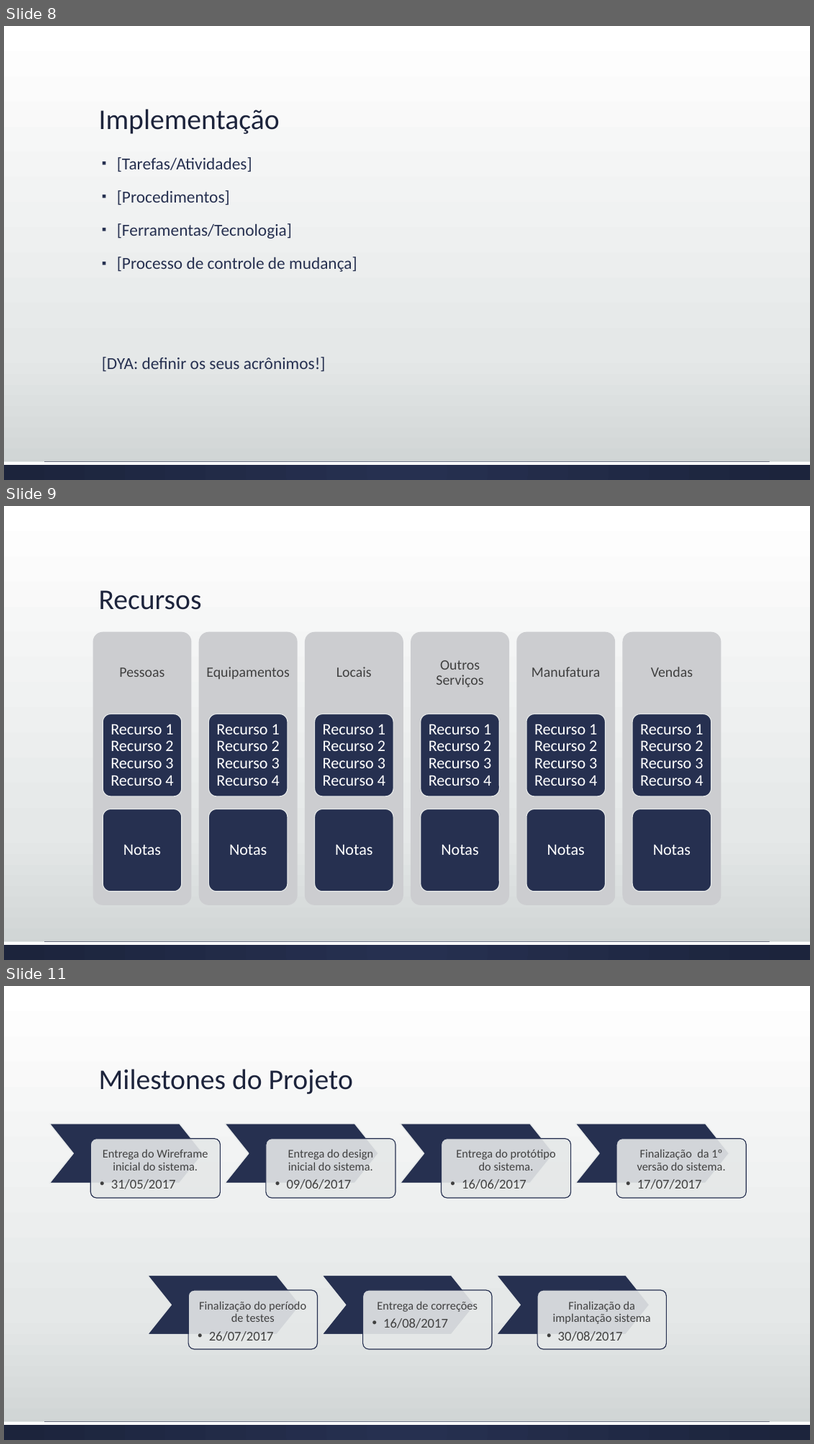
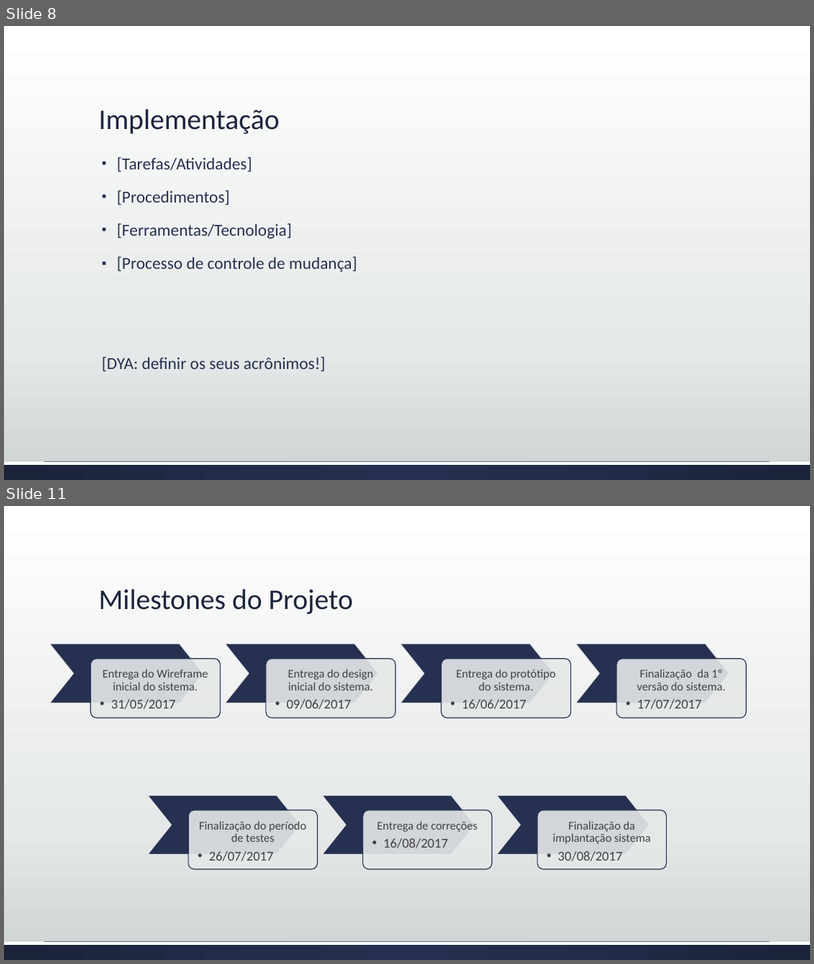
Before and after one commit to brunoedu/gestaoprojetos, a slide deck: Apresentação do projeto FINAL.pptx. Shown one above the other, each under a label of ours: slides 8, 9 and 11 before the commit, slides 8 and 11 after it; the slides between them are not shown. The pictures are 814x1444 and 814x964 pixels, drawn with LibreOffice and Linux fonts; fonts in the diff are those of the drawing. Boxes give left, top, right and bottom in pixels: in the first picture for what was removed or moved away, otherwise in the second. Text is boxed around its words. In the diff, an @@ line names an element or a change of style, - is before the commit and + after.

```diff
--- a/Apresentação do projeto FINAL.pptx
+++ b/Apresentação do projeto FINAL.pptx
@@ slide 9 removed at box(4, 506, 810, 960), background gradient #FFFFFF to #E5E8E8 to #CDD2D2; not listed: 2 template elements that a slide beside it also shows @@
@@ title removed at box(99, 590, 202, 610) @@
-Recursos
@@ group removed at box(93, 632, 721, 905): 18 rounded rectangles, 18 texts @@
-Pessoas
-Recurso 1
-Recurso 2
-Recurso 3
-Recurso 4
-Notas
-Equipamentos
-Recurso 1
-Recurso 2
-Recurso 3
-Recurso 4
-Notas
-Locais
-Recurso 1
-Recurso 2
-Recurso 3
-Recurso 4
-Notas
-Outros Serviços
-Recurso 1
-Recurso 2
-Recurso 3
-Recurso 4
-Notas
-Manufatura
-Recurso 1
-Recurso 2
-Recurso 3
-Recurso 4
-Notas
-Vendas
-Recurso 1
-Recurso 2
-Recurso 3
-Recurso 4
-Notas
```
Also in this commit, not shown: 2 slides added, 1 other slide removed.
